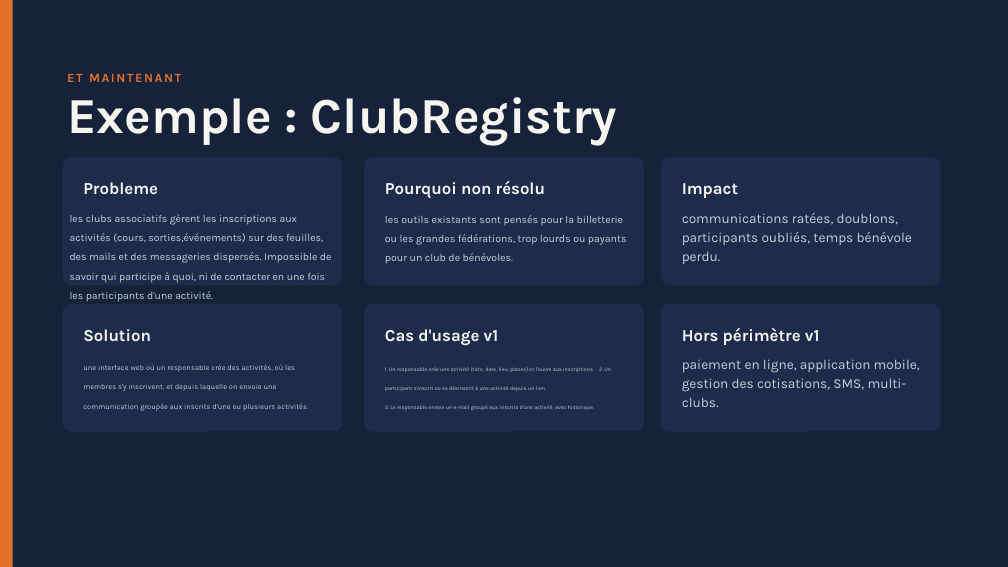
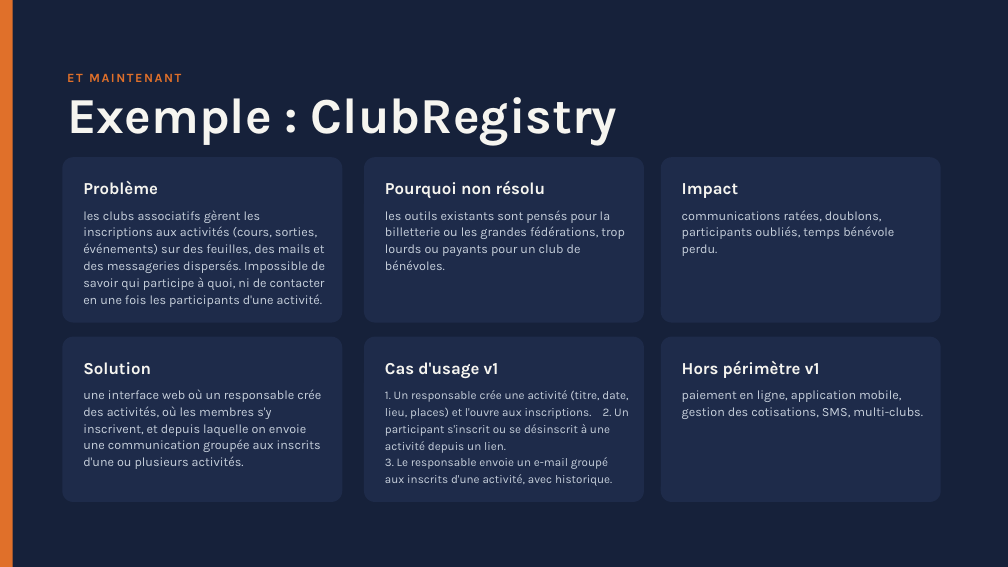
Before and after one commit to CCoupel/Claude-Launcher, a slide deck: slide 25 of Claude Code et le template projet.odp. Drawn at 1008x567 pixels with LibreOffice and Linux fonts; fonts in the diff are those of the drawing. Boxes give left, top, right and bottom in pixels: in the first picture for what was removed or moved away, otherwise in the second. Text is boxed around its words. In the diff, an @@ line names an element or a change of style, - is before the commit and + after.

```diff
--- a/Claude Code et le template projet.odp
+++ b/Claude Code et le template projet.odp
@@ rounded rectangle: place and size @@
-rounded rectangle at bbox=[62, 157, 342, 285]
+rounded rectangle at bbox=[62, 157, 342, 323]
@@ rounded rectangle: place and size @@
-rounded rectangle at bbox=[364, 157, 644, 285]
+rounded rectangle at bbox=[364, 157, 644, 323]
@@ rounded rectangle: place and size @@
-rounded rectangle at bbox=[661, 157, 941, 285]
+rounded rectangle at bbox=[661, 157, 941, 323]
@@ text at bbox=[83, 181, 158, 194]: text changed @@
-Probleme
+Problème
@@ text "les outils existants sont pensés ..." at bbox=[385, 210, 625, 270]: size 10.1 to 12 pt; line spacing 18.2pt to 16pt @@
@@ text "communications ratées, doublons, participants oubliés, ..." at bbox=[682, 210, 894, 256]: size 13 to 12 pt; line spacing 18.2pt to 16pt @@
@@ text at bbox=[83, 210, 325, 307]: text changed; size 10 to 12 pt @@
-les clubs associatifs gèrent les inscriptions aux activités (cours, sorties,événements) sur des feuilles, des mails et des messageries dispersés. Impossible de savoir qui participe à quoi, ni de contacter en une fois les participants d'une activité.
+les clubs associatifs gèrent les inscriptions aux activités (cours, sorties, événements) sur des feuilles, des mails et des messageries dispersés. Impossible de savoir qui participe à quoi, ni de contacter en une fois les participants d'une activité.
@@ rounded rectangle: place and size @@
-rounded rectangle at bbox=[62, 304, 342, 432]
+rounded rectangle at bbox=[62, 337, 342, 502]
@@ rounded rectangle: place and size @@
-rounded rectangle at bbox=[364, 304, 644, 432]
+rounded rectangle at bbox=[364, 337, 644, 502]
@@ rounded rectangle: place and size @@
-rounded rectangle at bbox=[661, 304, 941, 432]
+rounded rectangle at bbox=[661, 337, 941, 502]
@@ 3 texts: place and size @@
-3 texts at bbox=[83, 328, 820, 345]
+3 texts at bbox=[83, 361, 820, 378]
@@ text "une interface web où un ...": place and size @@
-text "une interface web où un ..." at bbox=[83, 364, 308, 411]
+text "une interface web où un ..." at bbox=[83, 389, 321, 469]
@@ text "une interface web où un ..." at bbox=[83, 389, 321, 469]: size 7.2 to 12 pt; line spacing 18.2pt to 16pt @@
@@ text "1. Un responsable crée une ...": place and size @@
-text "1. Un responsable crée une ..." at bbox=[385, 367, 611, 410]
+text "1. Un responsable crée une ..." at bbox=[385, 390, 629, 486]
@@ text "1. Un responsable crée une ..." at bbox=[385, 390, 629, 486]: size 5.2 to 11.1 pt; line spacing 18.2pt to 16pt @@
@@ text "paiement en ligne, application mobile, ..." at bbox=[682, 390, 923, 419]: size 13 to 12 pt; line spacing 18.2pt to 16pt @@
@@ text "paiement en ligne, application mobile, ...": place and size @@
-text "paiement en ligne, application mobile, ..." at bbox=[682, 359, 920, 407]
+text "paiement en ligne, application mobile, ..." at bbox=[682, 390, 923, 419]
```
Also in this commit, not shown: 3 other slides changed, 1 other file.
